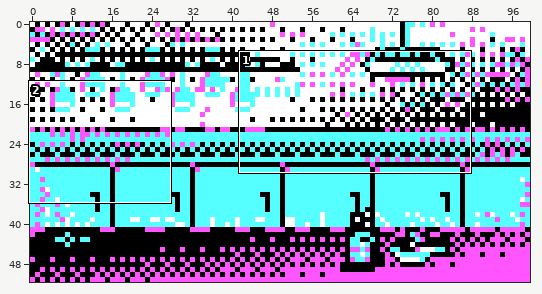
One commit to this pixel-art file: journal-images/HillsInt.aseprite. Above, an overview of the earlier version with the close-up marked.
Close-up. Before the commit:
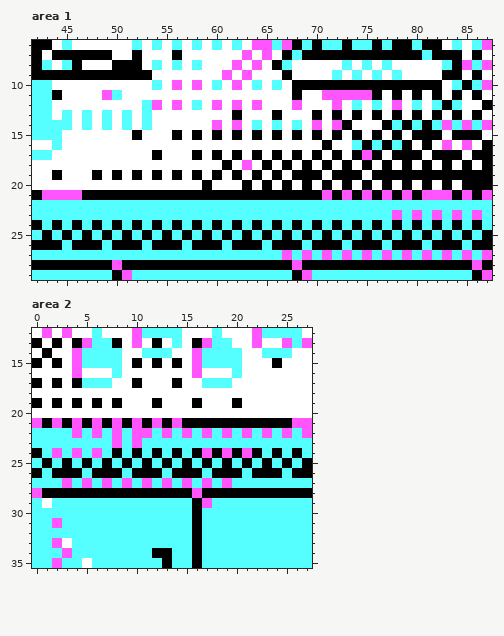
100x52 pixels, 1 frame. Shown: area 1: x 42..87, y 6..29; area 2: x 0..27, y 12..35.
Once edited:
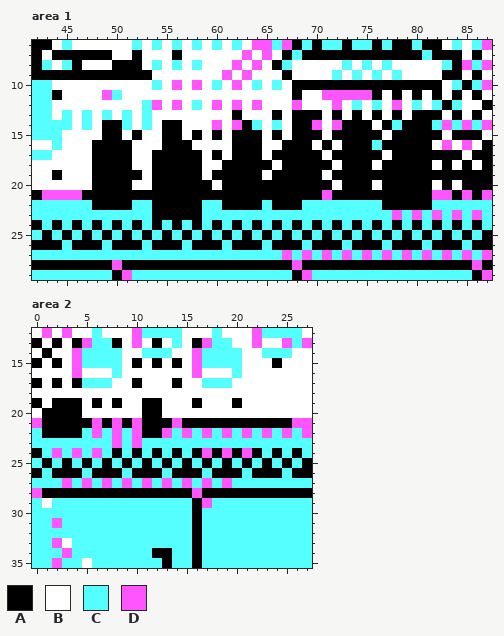
Palette (. is transparent): A #000000  B #ffffff  C #55ffff  D #ff55ff
Changes in this commit:
Area 1, layer "Layer 4":
The edit turns colour B into colour A in row 13 at x 68 to 69 and 81; in row 14 at x 50, 55 to 56, 63, 69 and 74 to 75; in row 15 at x 49 to 50, 55, 63, 69, 73, 75 and 79; in row 16 at x 48 to 51, 55 to 57, 62 to 64, 67 to 69, 73 and 80; in row 17 at x 48 to 51, 55 to 57, 63, 67, 69, 73 and 81; in row 18 at x 48 to 51, 54 to 58, 62, 64, 68, 70, 74, 78 and 80.
The edit turns colour B into colour A in row 19 at x 49, 51, 55, 57, 61, 63, 67 and 75; in row 20 at x 48 to 51, 54 to 58, 61 to 62, 64, 66, 68, 70, 74, 78 and 80.
The edit turns colour C into colour A in row 14 at x 49, 68 and 80; in row 16 at x 74 and 78; in row 22 at x 48 to 51, 54 to 58, 61 to 64, 66 to 68 and 77 to 81; in row 23 at x 54 to 58.
The edit turns colour D into colour A in row 17 at x 75; in row 18 at x 63; in row 21 at x 73, 75, 77, 79 and 81.
Area 2, layer "Layer 4":
The edit turns colour B into colour A in row 19 at x 3 and 11; in row 20 at x 1 to 4 and 11 to 12.
The edit turns colour C into colour A in row 22 at x 1 to 3 and 12.
The edit turns colour D into colour A in row 21 at x 2, 4 and 12; in row 22 at x 4 and 11.
